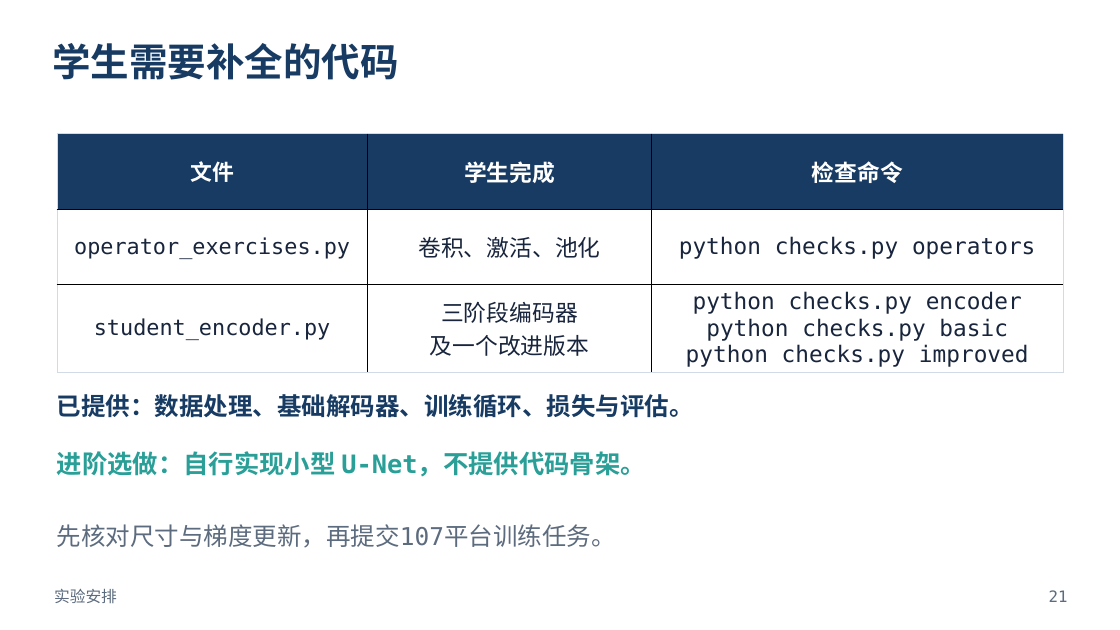
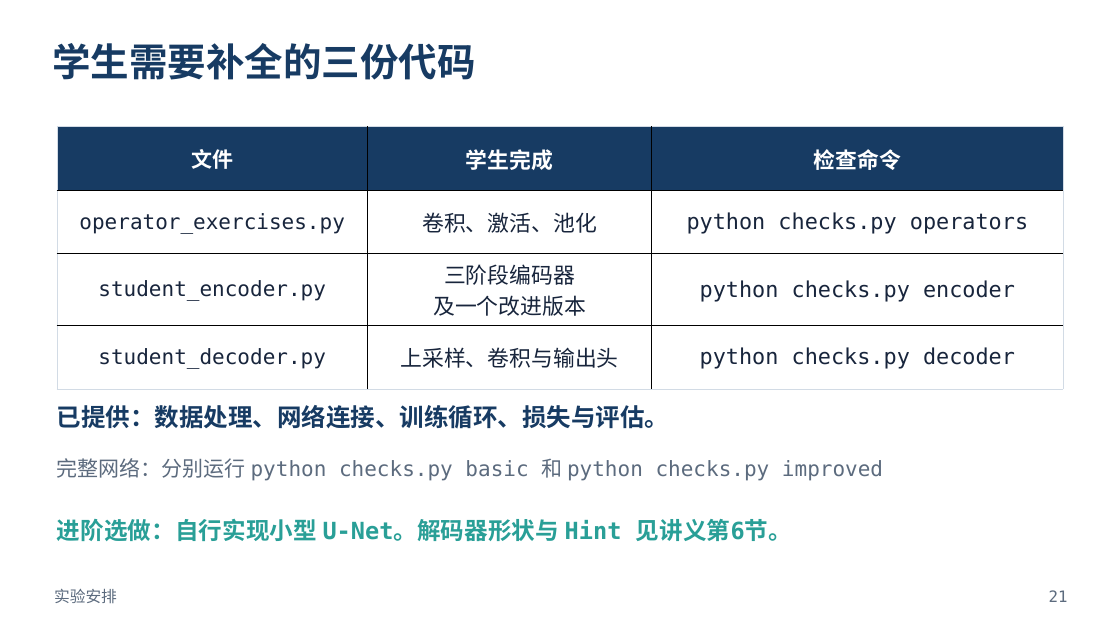
Before and after one commit to Aster-Letter/ustc-ai-math-experiments-26fall-b, a slide deck: slide 21 of 实验05_宠物主体分割与小型UNet/slides/实验05_课堂讲解.pptx. Drawn at 1120x630 pixels with LibreOffice and Linux fonts; fonts in the diff are those of the drawing. Boxes give left, top, right and bottom in pixels: in the first picture for what was removed or moved away, otherwise in the second. Text is boxed around its words. In the diff, an @@ line names an element or a change of style, - is before the commit and + after.

Commit message:
lab05: 增加学生解码器任务和本地GPU运行路径

```diff
--- a/实验05_宠物主体分割与小型UNet/slides/实验05_课堂讲解.pptx
+++ b/实验05_宠物主体分割与小型UNet/slides/实验05_课堂讲解.pptx
@@ text at (52,43,475,80): text changed @@
-学生需要补全的代码
+学生需要补全的三份代码
@@ table at (57,127,1065,381) @@
-row 3: student_encoder.py | 三阶段编码器 / 及一个改进版本 | python checks.py encoder / python checks.py basic / python checks.py improved
+row 3: student_encoder.py | 三阶段编码器 / 及一个改进版本 | python checks.py encoder
+row 4: student_decoder.py | 上采样、卷积与输出头 | python checks.py decoder
@@ table: place and size @@
-table at (57,134,1065,371)
+table at (57,127,1065,381)
@@ text at (57,405,670,429): text changed @@
-已提供：数据处理、基础解码器、训练循环、损失与评估。
+已提供：数据处理、网络连接、训练循环、损失与评估。
@@ text at (57,458,883,481): text changed; size 21.8 to 18 pt; text colour #299F97 to #5C6B7E; bold off @@
-进阶选做：自行实现小型 U-Net，不提供代码骨架。
+完整网络：分别运行 python checks.py basic 和 python checks.py improved
@@ text at (57,519,792,541): text changed; size 21 to 20.2 pt; text colour #5C6B7E to #299F97; bold on @@
-先核对尺寸与梯度更新，再提交107平台训练任务。
+进阶选做：自行实现小型 U-Net。解码器形状与 Hint 见讲义第6节。
```
Also in this commit, not shown: 2 other slides changed, 1 slide added, 1 slide removed, 13 other files.
